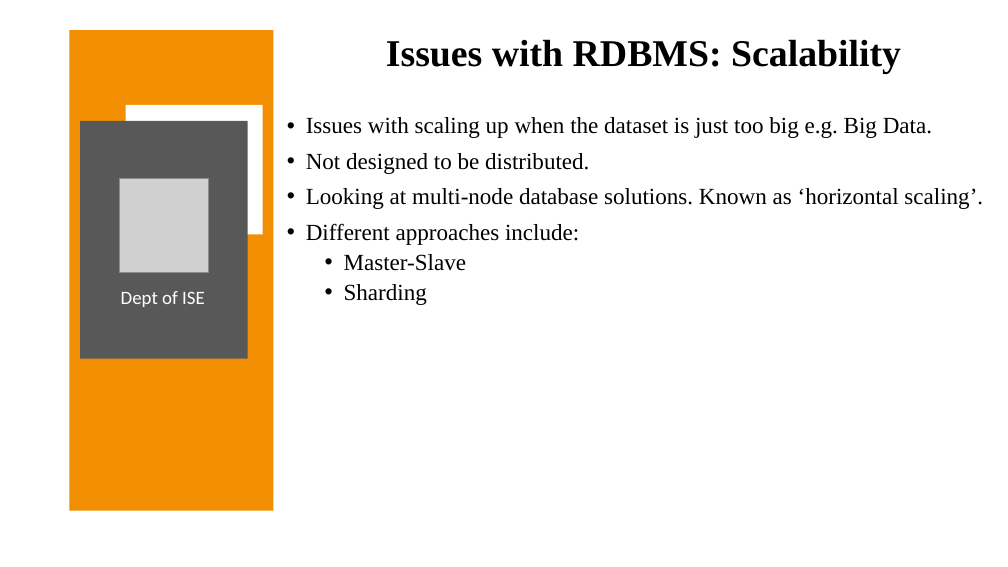
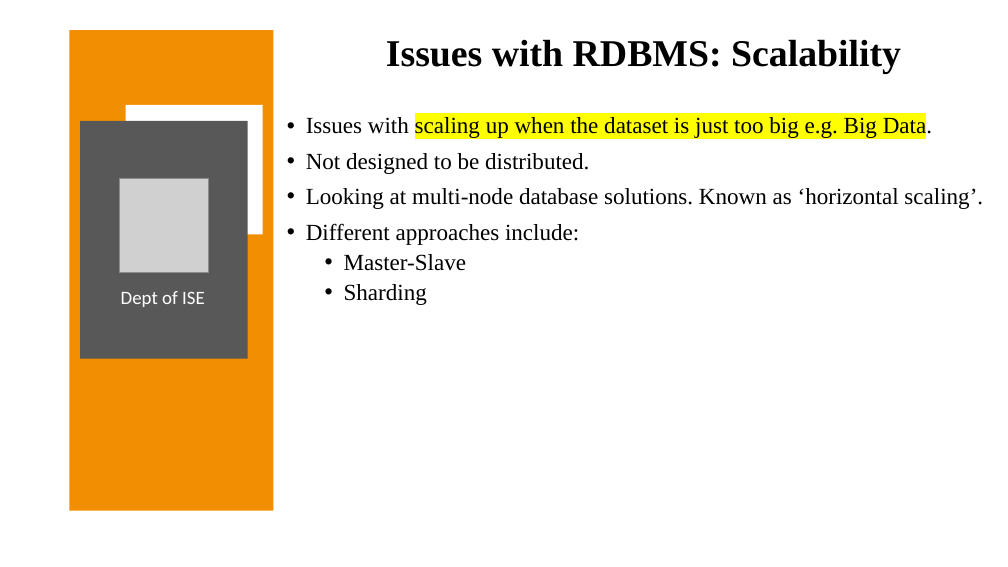
Before and after one commit to Anish202020/7th-Semester, a slide deck: slide 3 of 21 Schema Notes/NoSQL Database/Module 1/Introduction to NoSQL.pptx. Drawn at 1008x567 pixels with LibreOffice and Linux fonts; fonts in the diff are those of the drawing; grey boxes stand for pictures. Boxes give left, top, right and bottom in pixels: in the first picture for what was removed or moved away, otherwise in the second. Text is boxed around its words. In the diff, an @@ line names an element or a change of style, - is before the commit and + after.

```diff
--- a/21 Schema Notes/NoSQL Database/Module 1/Introduction to NoSQL.pptx
+++ b/21 Schema Notes/NoSQL Database/Module 1/Introduction to NoSQL.pptx
@@ text at (306,115,932,139): highlight none to #FFFF00 in "scaling up when the dataset is just ..." @@
```
Also in this commit, not shown: 5 other slides changed, 5 other files.
